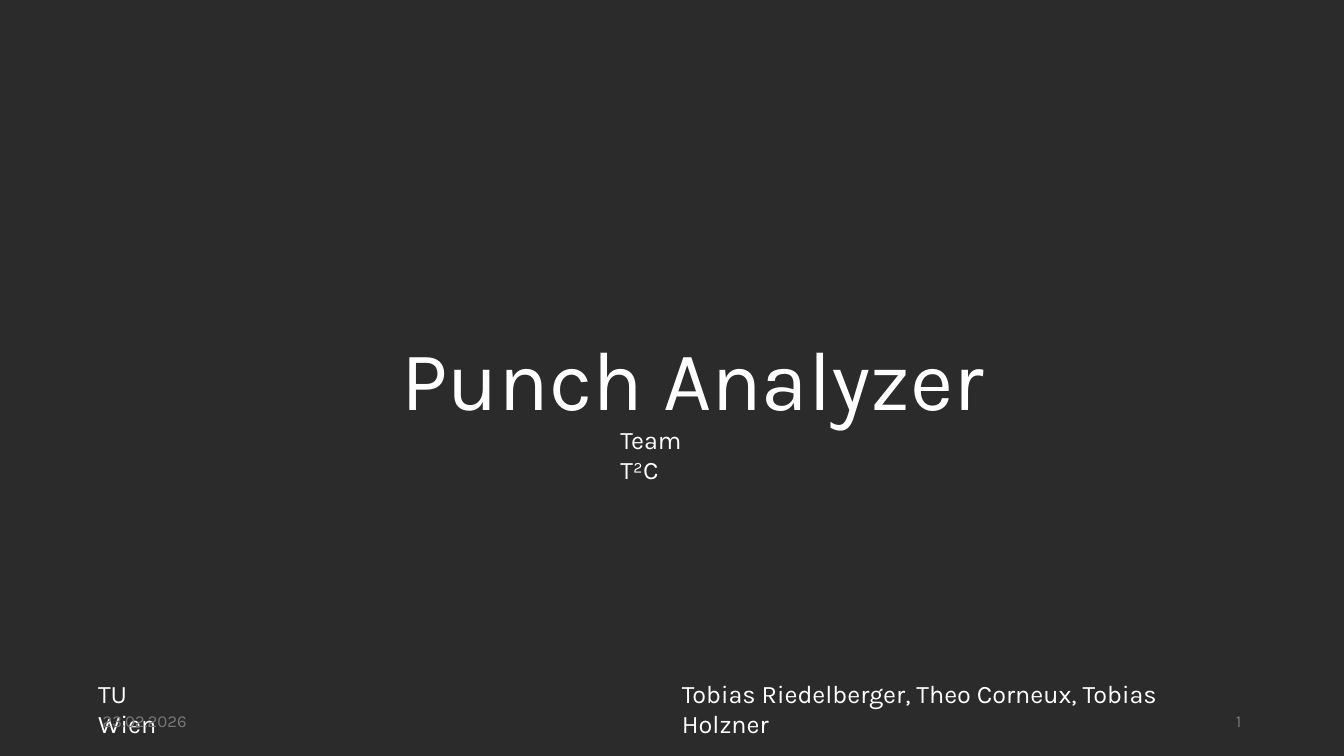
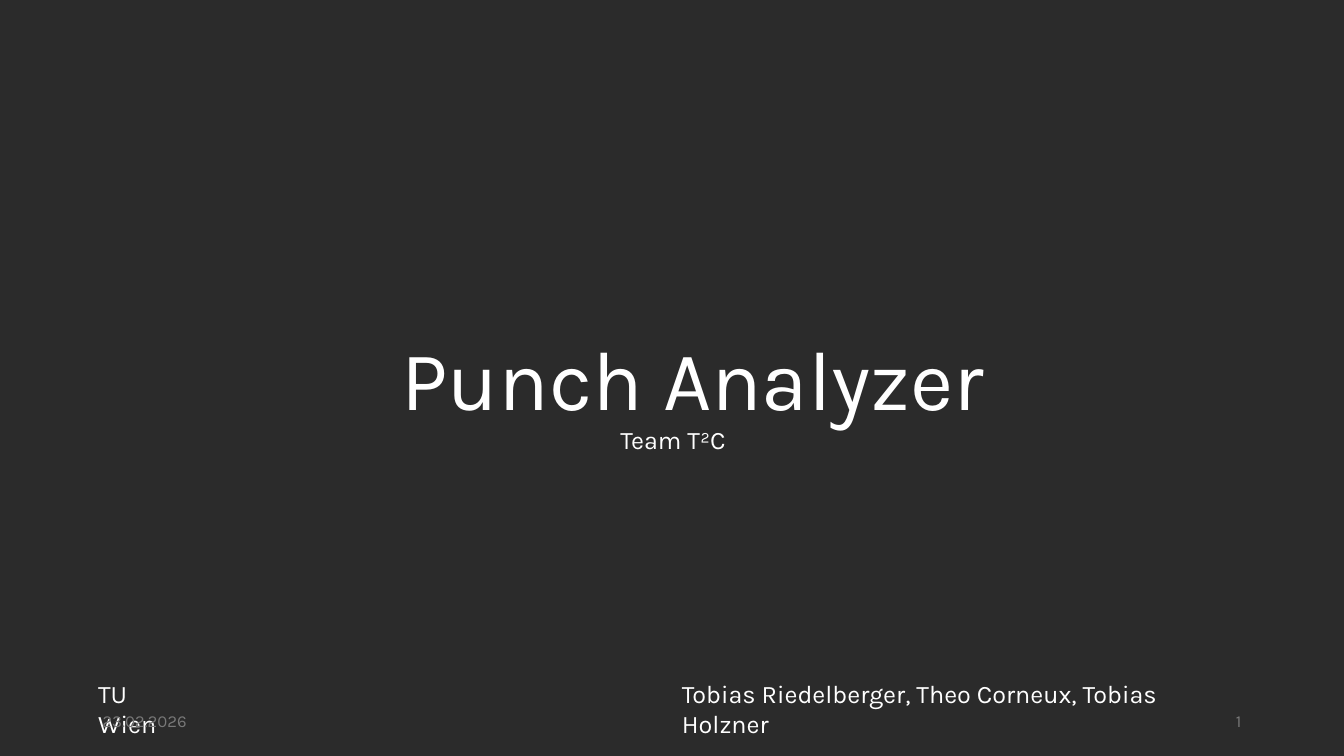
Before and after one commit to e12413440/micropython-hands-on-course, a slide deck: slide 1 of report/Präsentation_final.pptx. Drawn at 1344x756 pixels with LibreOffice and Linux fonts; fonts in the diff are those of the drawing; background and template pictures are left out; a plain dark background stands for a picture behind light text. Boxes give left, top, right and bottom in pixels: in the first picture for what was removed or moved away, otherwise in the second. Text is boxed around its words. In the diff, an @@ line names an element or a change of style, - is before the commit and + after.

```diff
--- a/report/Präsentation_final.pptx
+++ b/report/Präsentation_final.pptx
@@ text "Team T²C" rewrapped from box(620, 433, 681, 480) to box(620, 433, 725, 450) @@
```
Also in this commit, not shown: 4 other slides changed.
